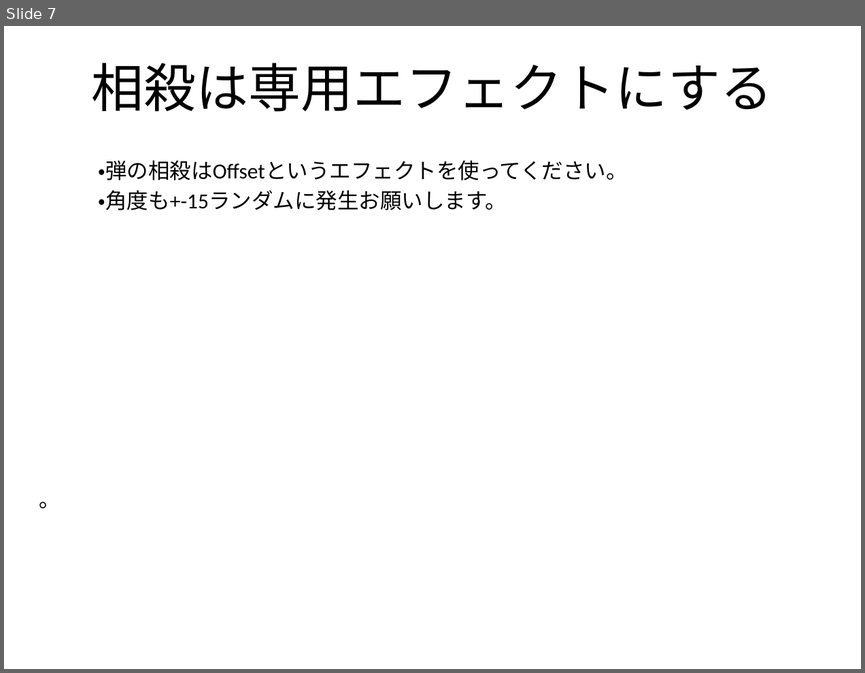
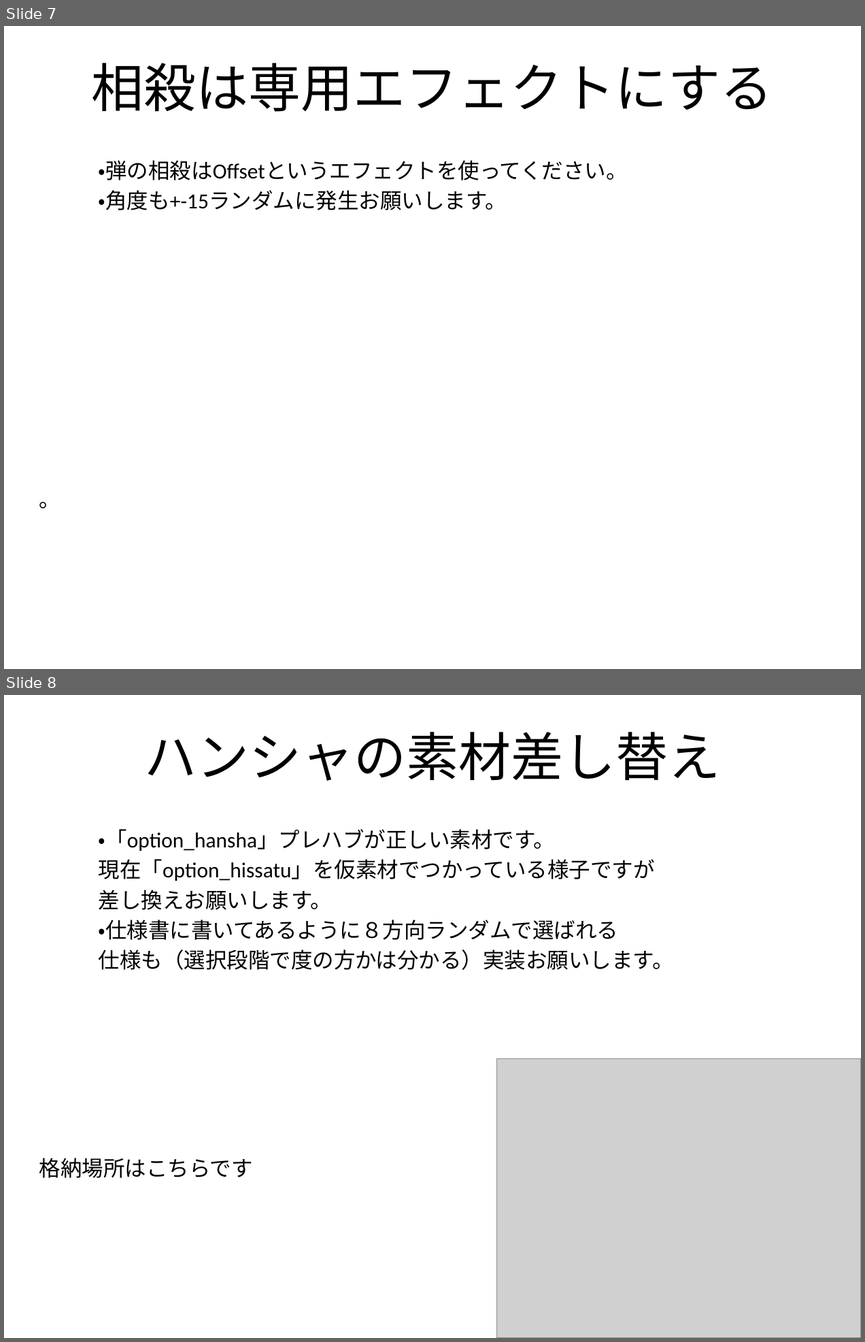
Before and after one commit to flash-kudo/shooting-01, a slide deck: project/資料/スマホ最適化縦STG_修正要望.pptx. Shown one above the other, each under a label of ours: slide 7 before the commit, slides 7 and 8 after it. The pictures are 865x673 and 865x1342 pixels, drawn with LibreOffice and Linux fonts; fonts in the diff are those of the drawing; grey boxes stand for pictures. Boxes give left, top, right and bottom in pixels: in the first picture for what was removed or moved away, otherwise in the second. Text is boxed around its words. In the diff, an @@ line names an element or a change of style, - is before the commit and + after.

Commit message:
ハンシャの正しい素材差し替え要望追記

```diff
--- a/project/資料/スマホ最適化縦STG_修正要望.pptx
+++ b/project/資料/スマホ最適化縦STG_修正要望.pptx
@@ slide 8 added at box(4, 695, 861, 1338), background #FFFFFF @@
@@ title added at box(144, 732, 720, 781), 44 pt, text #000000 @@
+ハンシャの素材差し替え
@@ text added at box(99, 829, 674, 970), 18 pt, text #000000 @@
+  ・「option_hansha」プレハブが正しい素材です。
+  現在「option_hissatu」を仮素材でつかっている様子ですが
+  差し換えお願いします。
+  ・仕様書に書いてあるように８方向ランダムで選ばれる
+  仕様も（選択段階で度の方かは分かる）実装お願いします。
@@ picture added at box(496, 1058, 861, 1338) @@
@@ text added at box(39, 1157, 253, 1178), 18 pt, text #000000 @@
+格納場所はこちらです
```
Also in this commit, not shown: 1 slide changed.
